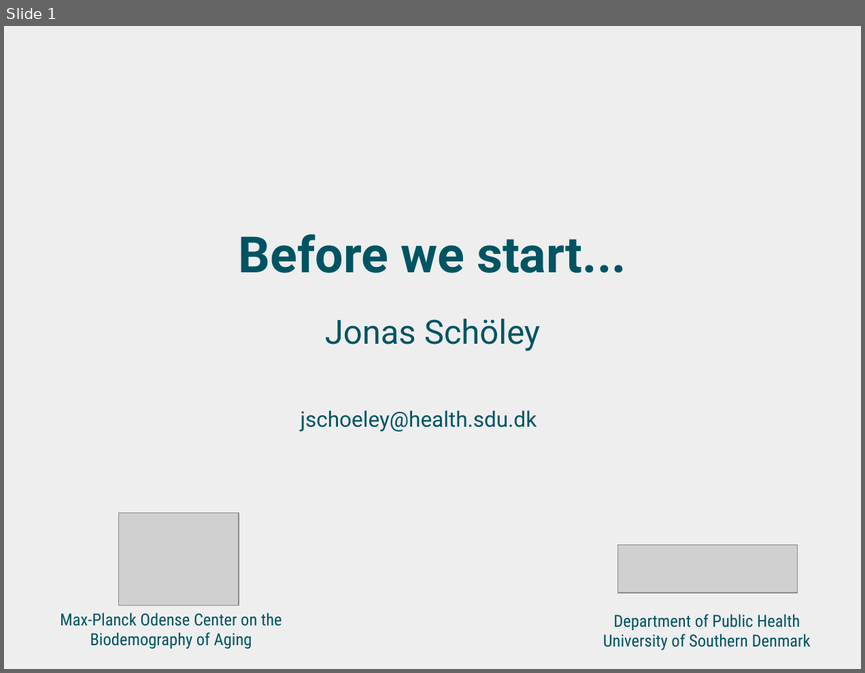
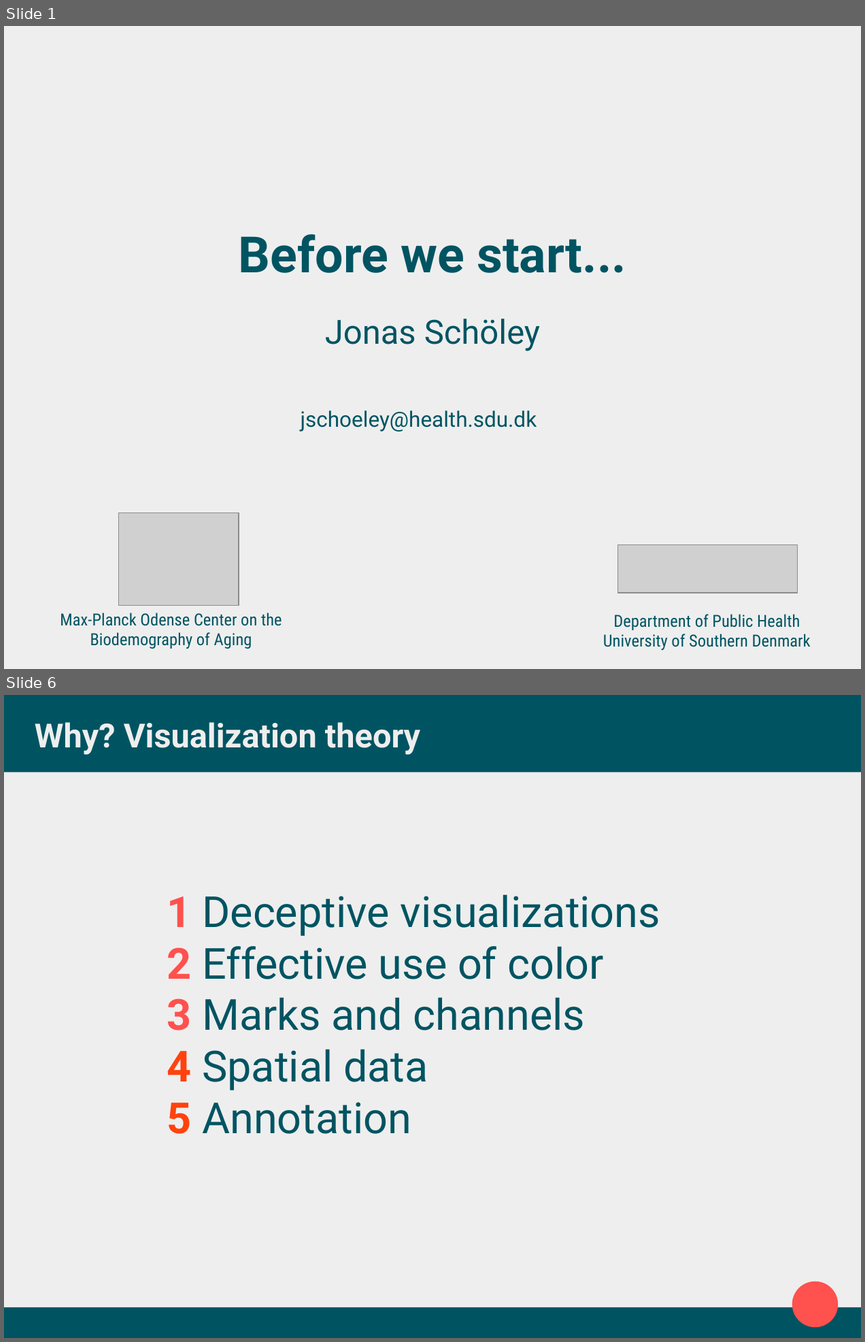
Before and after one commit to jschoeley/2016-edsd-viz, a slide deck: 0-preparation/1-preparation.odp. Shown one above the other, each under a label of ours: slide 1 before the commit, slides 1 and 6 after it; the slides between them are not shown. The pictures are 865x673 and 865x1342 pixels, drawn with LibreOffice and Linux fonts; fonts in the diff are those of the drawing; grey boxes stand for pictures. Boxes give left, top, right and bottom in pixels: in the first picture for what was removed or moved away, otherwise in the second. Text is boxed around its words. In the diff, an @@ line names an element or a change of style, - is before the commit and + after.

```diff
--- a/0-preparation/1-preparation.odp
+++ b/0-preparation/1-preparation.odp
@@ slide 6 added at (4,695,861,1338), background #EEEEEE @@
@@ rectangle added at (4,695,861,772), fill #005462 @@
@@ title added at (35,722,420,755), 27.9 pt, text #EEEEEE, bold @@
+Why? Visualization theory
@@ text added at (167,894,660,1134), 36 pt, text #005462 @@
+1 Deceptive visualizations
+2 Effective use of color
+3 Marks and channels
+4 Spatial data
+5 Annotation
@@ ellipse added at (792,1281,838,1327), fill #FF514E @@
@@ rectangle added at (4,1307,861,1338), fill #005462 @@
```
Also in this commit, not shown: 2 slides changed, 3 other slides added, 4 slides removed, 6 other files.
